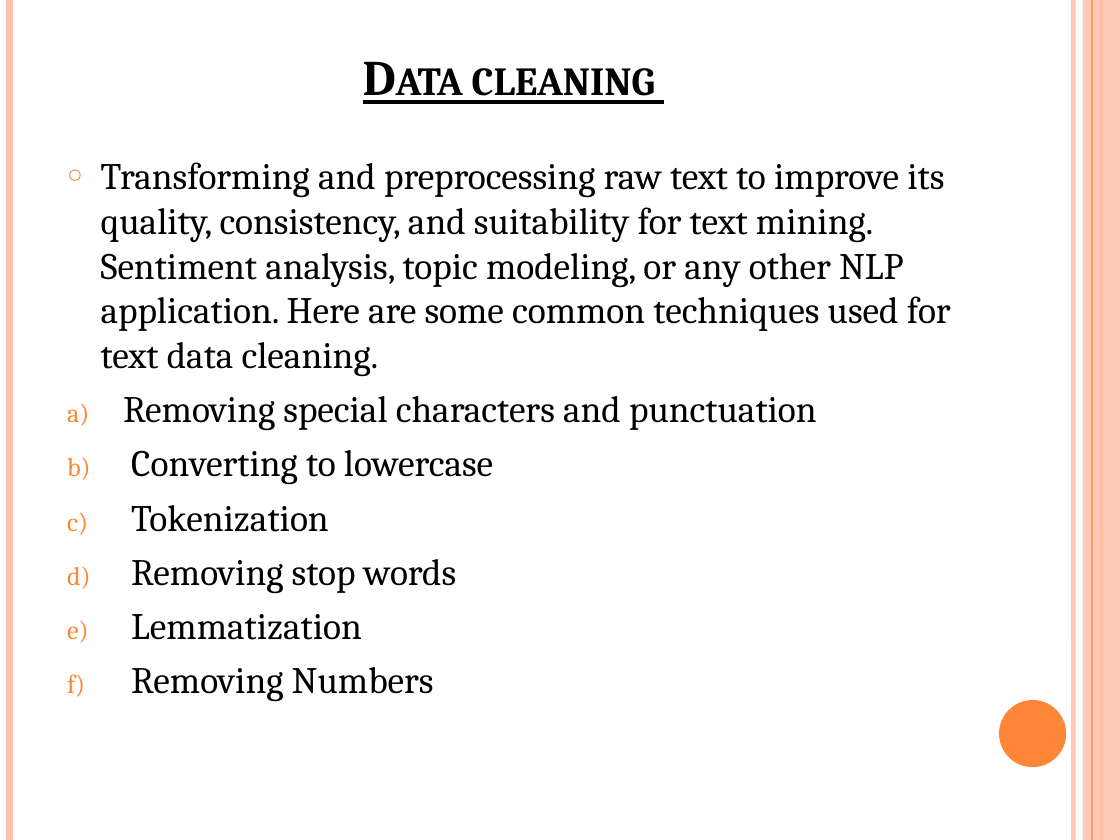
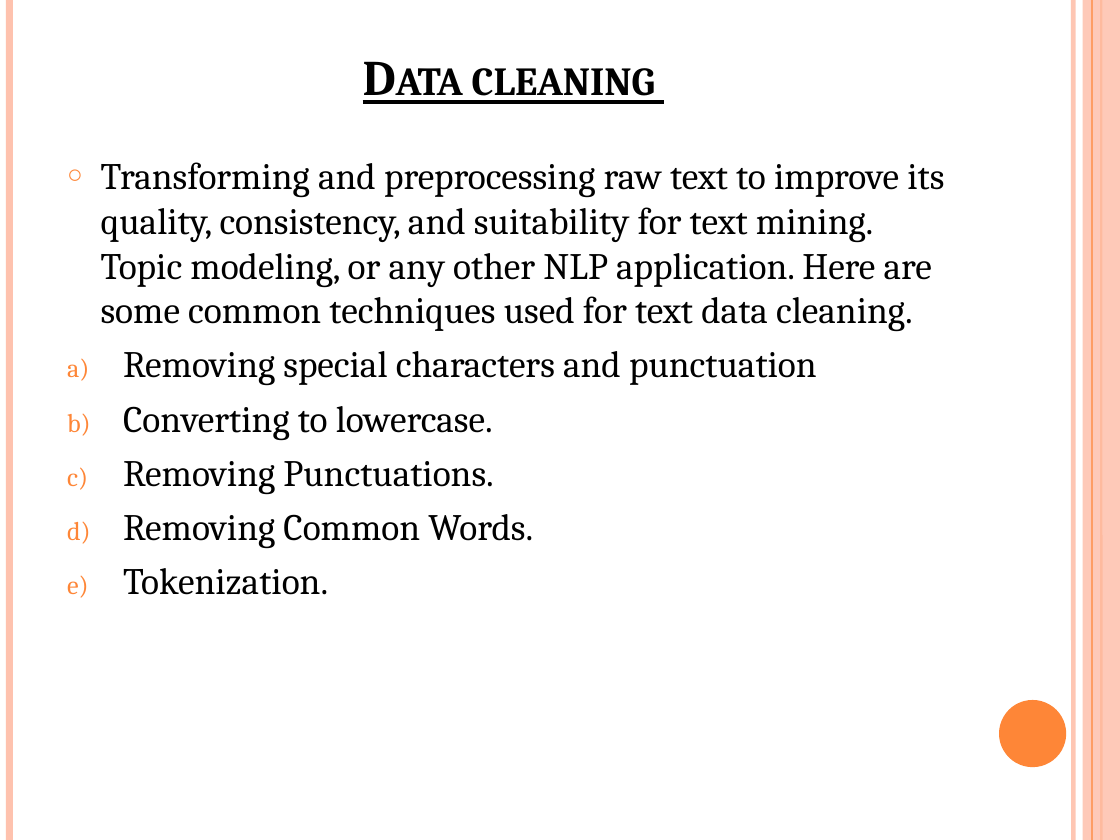
Before and after one commit to rushin236/Phone_Recommendation_System, a slide deck: slide 9 of Phone recommendation system.pptx. Drawn at 1120x840 pixels with LibreOffice and Linux fonts; fonts in the diff are those of the drawing. Boxes give left, top, right and bottom in pixels: in the first picture for what was removed or moved away, otherwise in the second. Text is boxed around its words. In the diff, an @@ line names an element or a change of style, - is before the commit and + after.

```diff
--- a/Phone recommendation system.pptx
+++ b/Phone recommendation system.pptx
@@ text at [101,162,944,331]: text changed @@
-○ Transforming and preprocessing raw text to improve its quality, consistency, and suitability for text mining. Sentiment analysis, topic modeling, or any other NLP application. Here are some common techniques used for text data cleaning.
+○ Transforming and preprocessing raw text to improve its quality, consistency, and suitability for text mining. Topic modeling, or any other NLP application. Here are some common techniques used for text data cleaning.
@@ text at [123,406,533,595]: text changed @@
-b) Converting to lowercase
-c) Tokenization
-d) Removing stop words
-e) Lemmatization
-f) Removing Numbers
+b) Converting to lowercase.
+c) Removing Punctuations.
+d) Removing Common Words.
+e) Tokenization.
```
Also in this commit, not shown: 2 other slides changed, 6 slides added, 3 slides removed, 22 other files.
